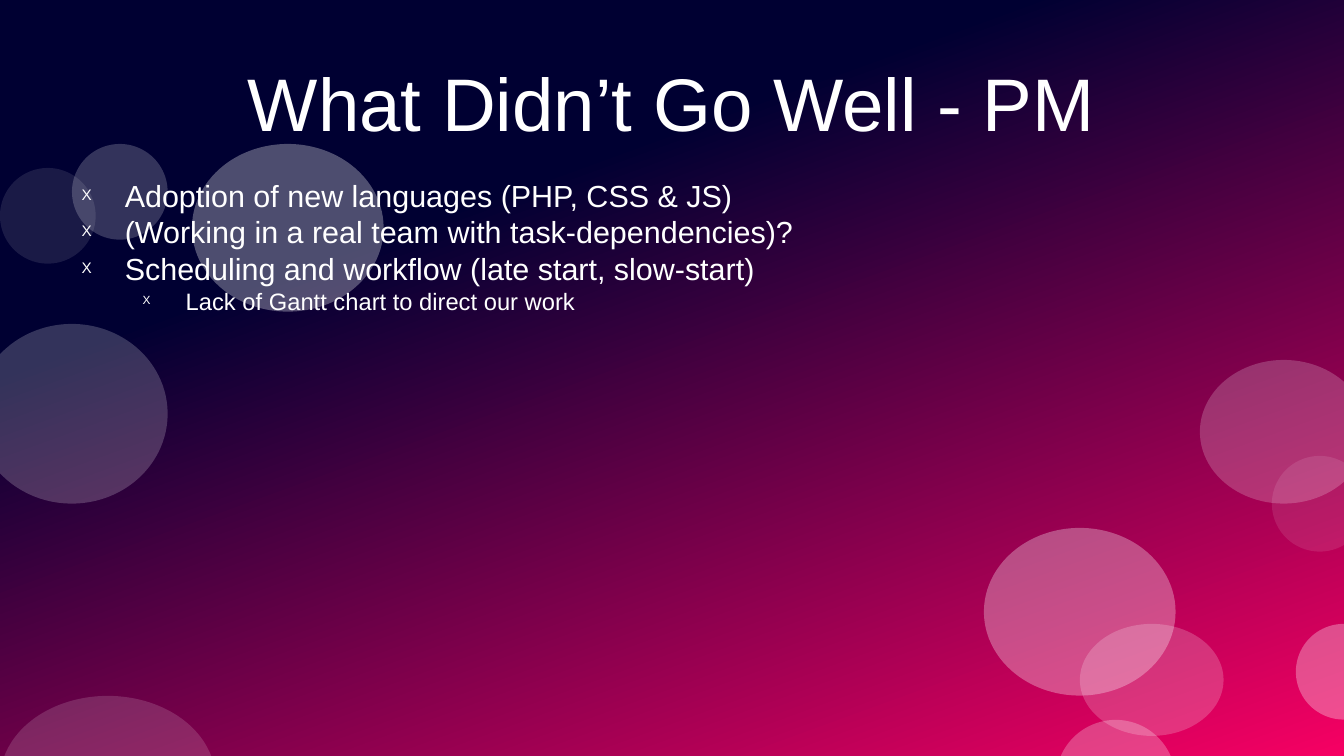
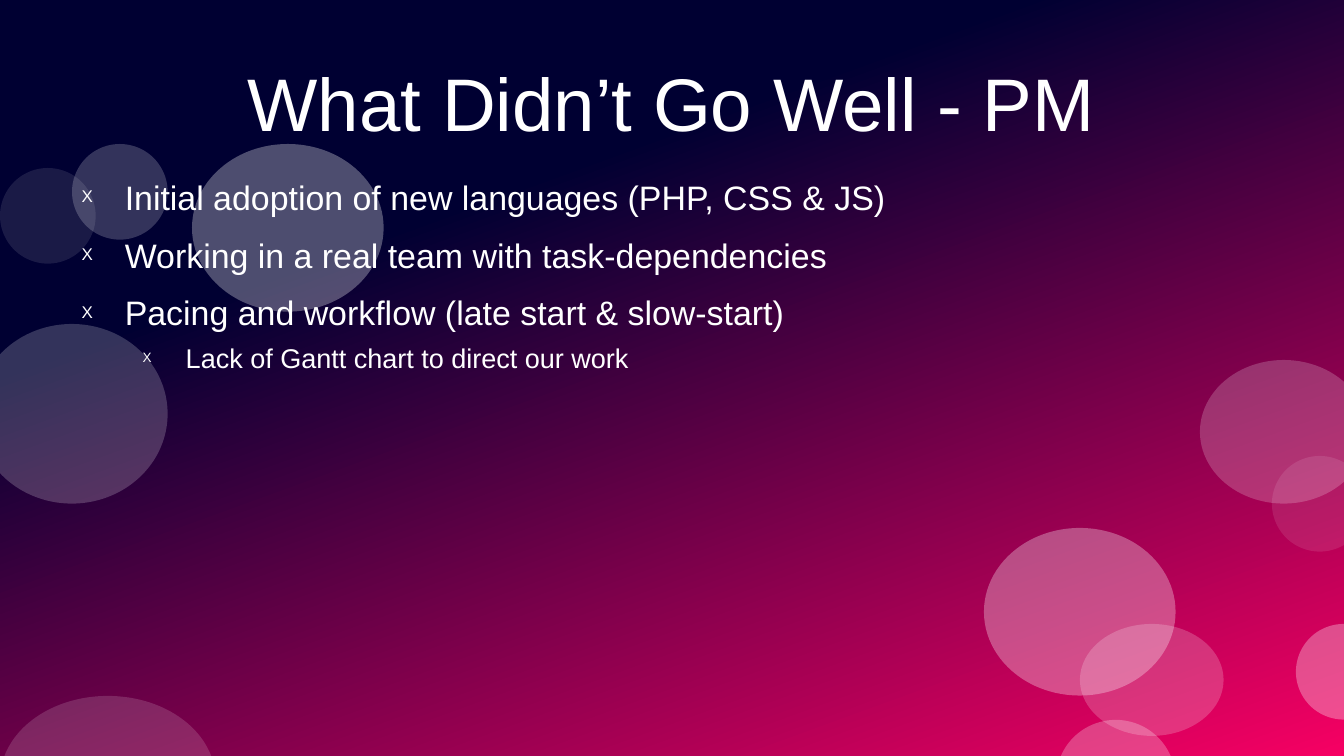
Before and after one commit to PrototypeProto/COP_4331_Small-Project, a slide deck: slide 8 of Pres.pptx. Drawn at 1344x756 pixels with LibreOffice and Linux fonts; fonts in the diff are those of the drawing. Boxes give left, top, right and bottom in pixels: in the first picture for what was removed or moved away, otherwise in the second. Text is boxed around its words. In the diff, an @@ line names an element or a change of style, - is before the commit and + after.

```diff
--- a/Pres.pptx
+++ b/Pres.pptx
@@ text at [125,183,885,332]: text changed; size 18 to 20 pt @@
-X Adoption of new languages (PHP, CSS & JS)
-X (Working in a real team with task-dependencies)?
-X Scheduling and workflow (late start, slow-start)
+X Initial adoption of new languages (PHP, CSS & JS)
+X Working in a real team with task-dependencies
+X Pacing and workflow (late start & slow-start)
@@ text at [186,348,628,369]: size 14 to 16 pt in "Lack of Gantt chart to direct our ..." @@
```
Also in this commit, not shown: 14 other slides changed, 2 slides added, 2 slides removed.
